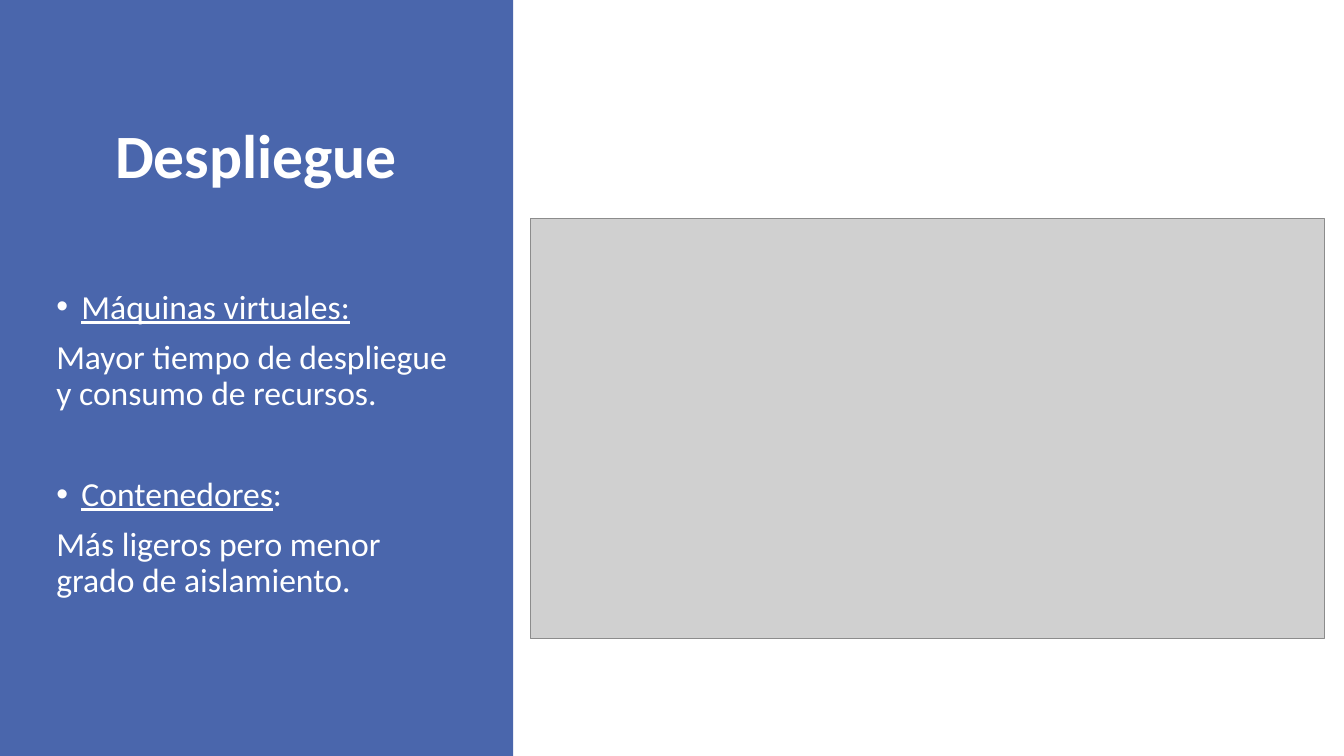
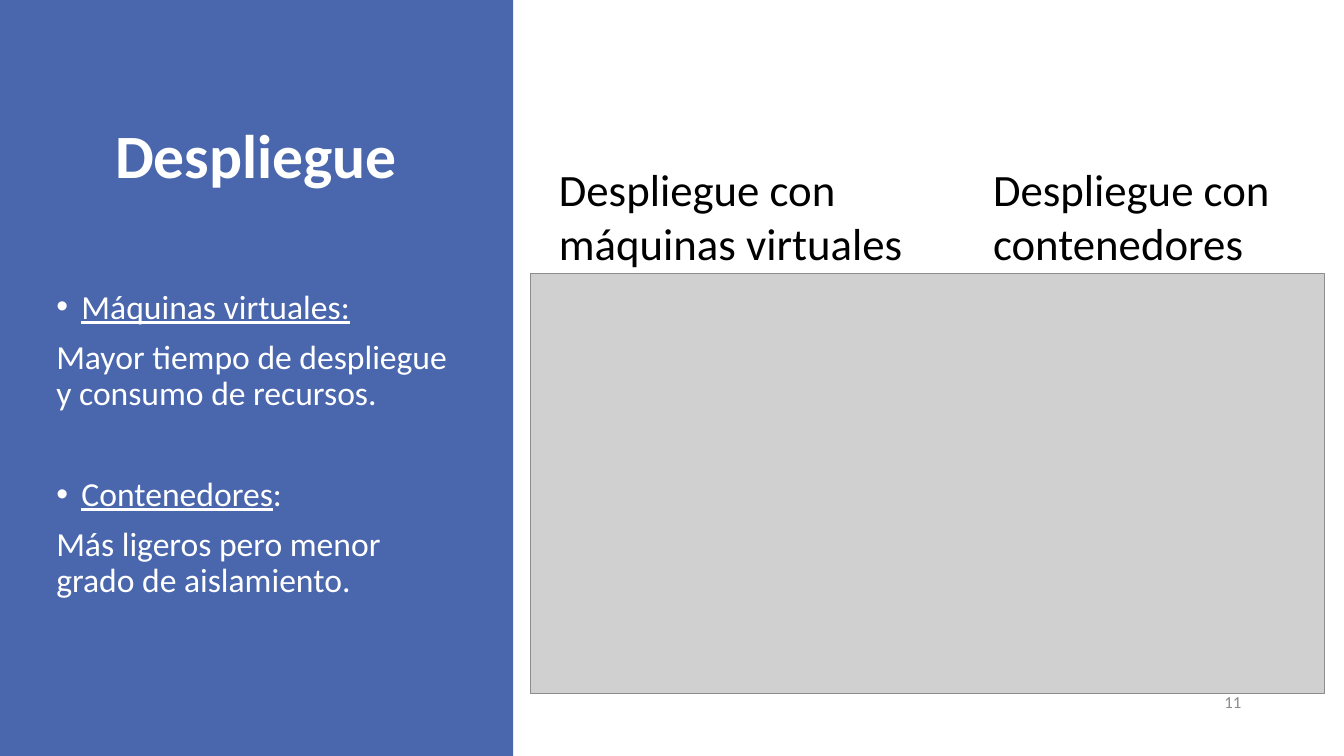
Before and after one commit to VictorIranzo/TFG_Microservices, a slide deck: slide 11 of Trabajo/Presentación/Desarrollo de software basado en microservicios.pptx (slide 13 before the commit). Drawn at 1344x756 pixels with LibreOffice and Linux fonts; fonts in the diff are those of the drawing; grey boxes stand for pictures. Boxes give left, top, right and bottom in pixels: in the first picture for what was removed or moved away, otherwise in the second. Text is boxed around its words. In the diff, an @@ line names an element or a change of style, - is before the commit and + after.

```diff
--- a/Trabajo/Presentación/Desarrollo de software basado en microservicios.pptx
+++ b/Trabajo/Presentación/Desarrollo de software basado en microservicios.pptx
@@ text added at (559, 175, 902, 268), 32 pt, text #000000 @@
+Despliegue con máquinas virtuales
@@ text added at (993, 175, 1270, 261), 32 pt, text #000000 @@
+Despliegue con contenedores
@@ picture: place and size @@
-picture at (530, 219, 1325, 639)
+picture at (530, 274, 1325, 695)
@@ page number added at (1224, 697, 1241, 708), 12 pt, text #8C8C8C @@
+11
```
Also in this commit, not shown: 29 other slides changed, 12 slides added, 10 slides removed, 1 other file.
